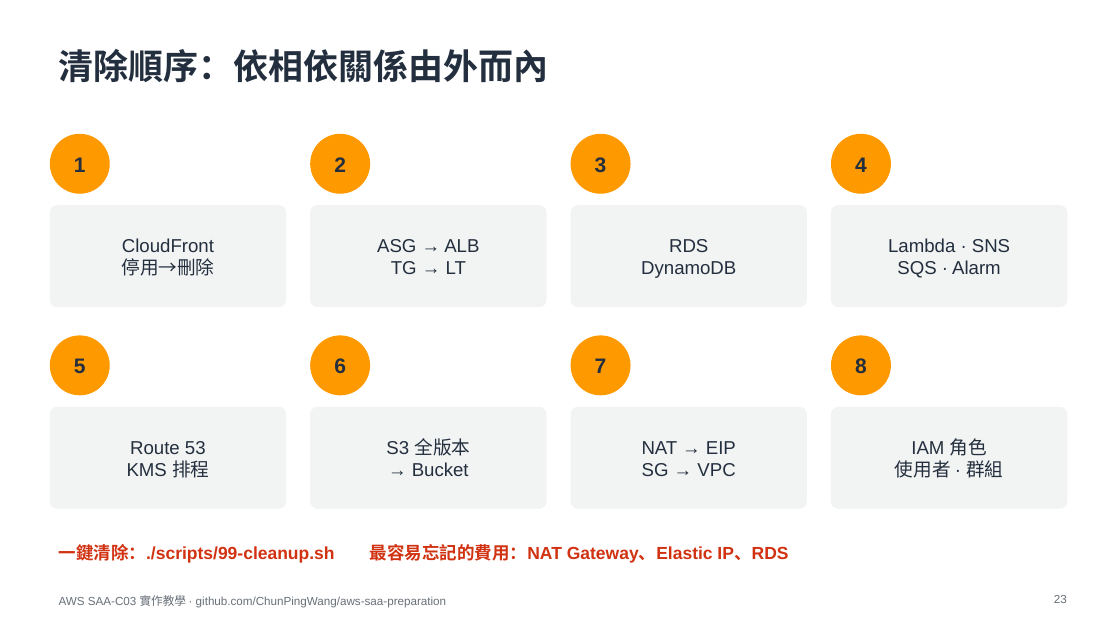
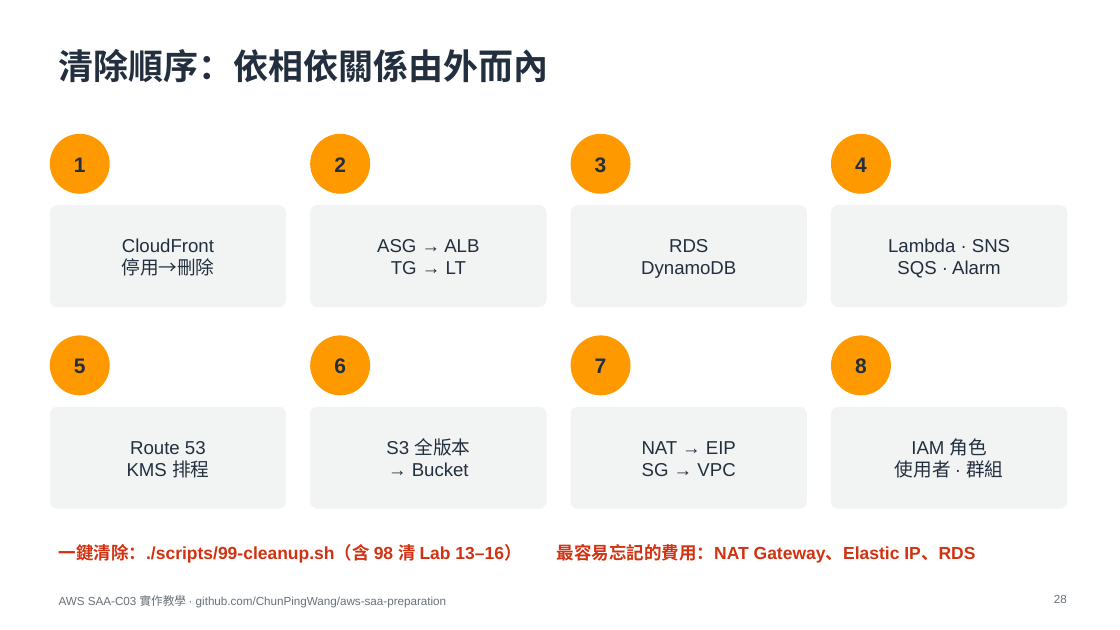
Before and after one commit to ChunPingWang/aws-saa-preparation, a slide deck: slide 28 of slides/aws-saa-c03-hands-on.pptx (slide 23 before the commit). Drawn at 1120x630 pixels with LibreOffice and Linux fonts; fonts in the diff are those of the drawing. Boxes give left, top, right and bottom in pixels: in the first picture for what was removed or moved away, otherwise in the second. Text is boxed around its words. In the diff, an @@ line names an element or a change of style, - is before the commit and + after.

Commit message:
v3: slides for Lab 13-16

```diff
--- a/slides/aws-saa-c03-hands-on.pptx
+++ b/slides/aws-saa-c03-hands-on.pptx
@@ text at bbox=[59, 541, 975, 564]: text changed @@
-一鍵清除：./scripts/99-cleanup.sh 最容易忘記的費用：NAT Gateway、Elastic IP、RDS
+一鍵清除：./scripts/99-cleanup.sh（含 98 清 Lab 13–16） 最容易忘記的費用：NAT Gateway、Elastic IP、RDS
```
Also in this commit, not shown: 3 other slides changed, 5 slides added.
